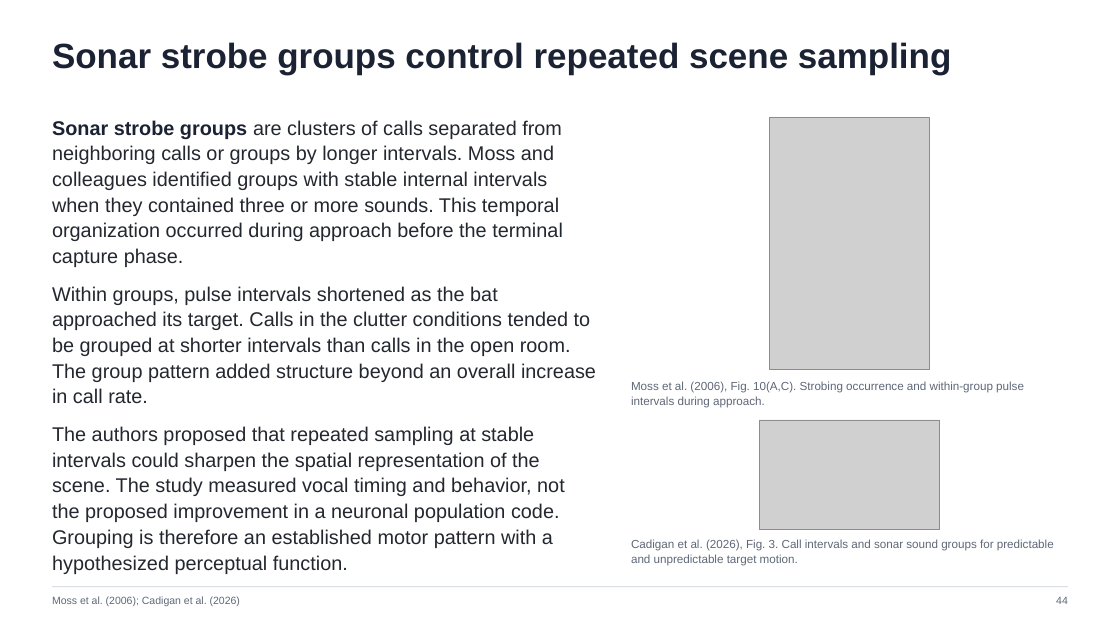
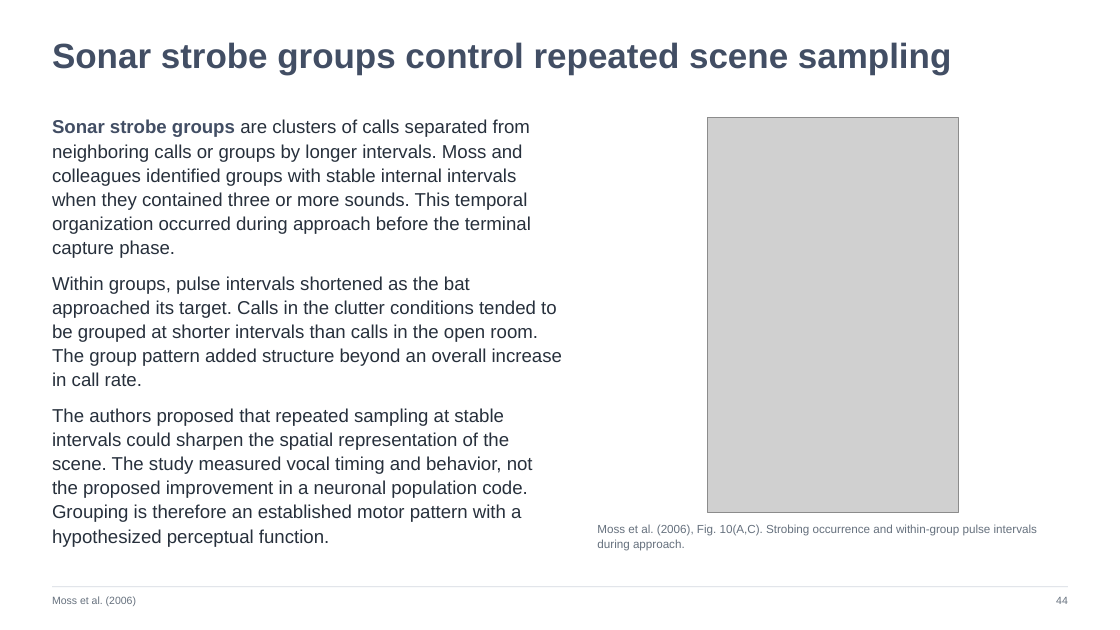
Before and after one commit to jordanxxlopez/NEUROETHOLOGY, a slide deck: slide 44 of lectures/L17/Neuroethology_Lecture17_FA2026.pptx. Drawn at 1120x630 pixels with LibreOffice and Linux fonts; fonts in the diff are those of the drawing; grey boxes stand for pictures. Boxes give left, top, right and bottom in pixels: in the first picture for what was removed or moved away, otherwise in the second. Text is boxed around its words. In the diff, an @@ line names an element or a change of style, - is before the commit and + after.

Commit message:
Rebuild Lecture 17 with 44 article figure slides and two-column layout

```diff
--- a/lectures/L17/Neuroethology_Lecture17_FA2026.pptx
+++ b/lectures/L17/Neuroethology_Lecture17_FA2026.pptx
@@ text "Sonar strobe groups control repeated ..." at <box>52,42,951,75</box>: text colour #1B2233 to #424E64 @@
@@ text "Sonar strobe groups are clusters ..." at <box>52,119,562,547</box>: size 17 to 16 pt, text colour #23272F to #27303C; text colour #1B2233 to #424E64 in "Sonar strobe groups" @@
@@ picture: place and size @@
-picture at <box>770,118,930,370</box>
+picture at <box>707,118,959,513</box>
@@ picture removed at <box>760,420,940,529</box> @@
@@ text "Moss et al. (2006), Fig. ...": place and size @@
-text "Moss et al. (2006), Fig. ..." at <box>631,381,1024,408</box>
+text "Moss et al. (2006), Fig. ..." at <box>597,524,1037,551</box>
@@ text "Moss et al. (2006), Fig. ..." at <box>597,524,1037,551</box>: text colour #5F6878 to #66717E @@
@@ text removed at <box>631,539,1054,566</box> @@
-Cadigan et al. (2026), Fig. 3. Call intervals and sonar sound groups for predictable and unpredictable target motion.
@@ text at <box>52,596,136,606</box>: text changed; text colour #5F6878 to #66717E @@
-Moss et al. (2006); Cadigan et al. (2026)
+Moss et al. (2006)
```
Also in this commit, not shown: 45 other slides changed, 13 other files.
